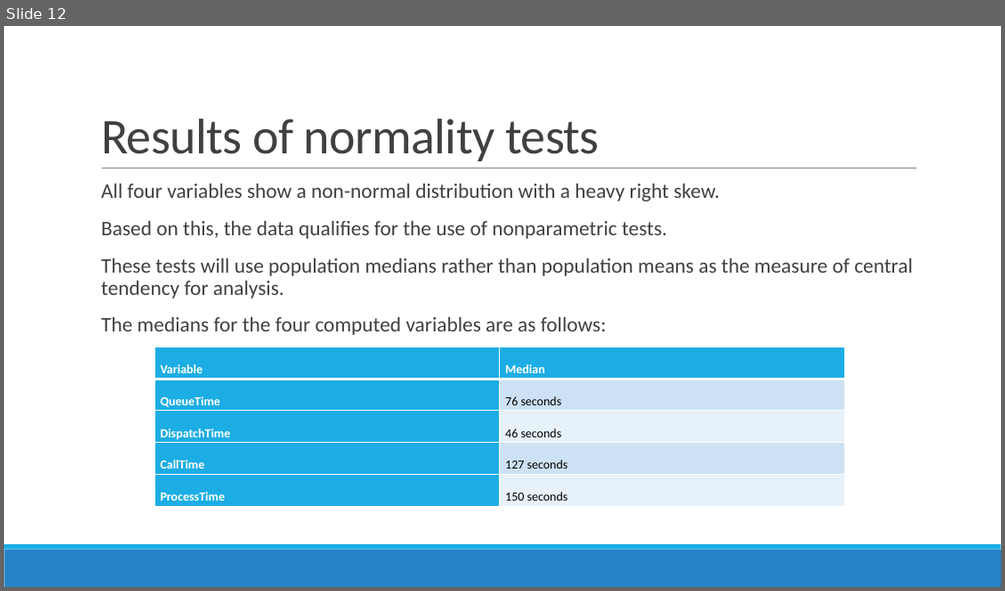
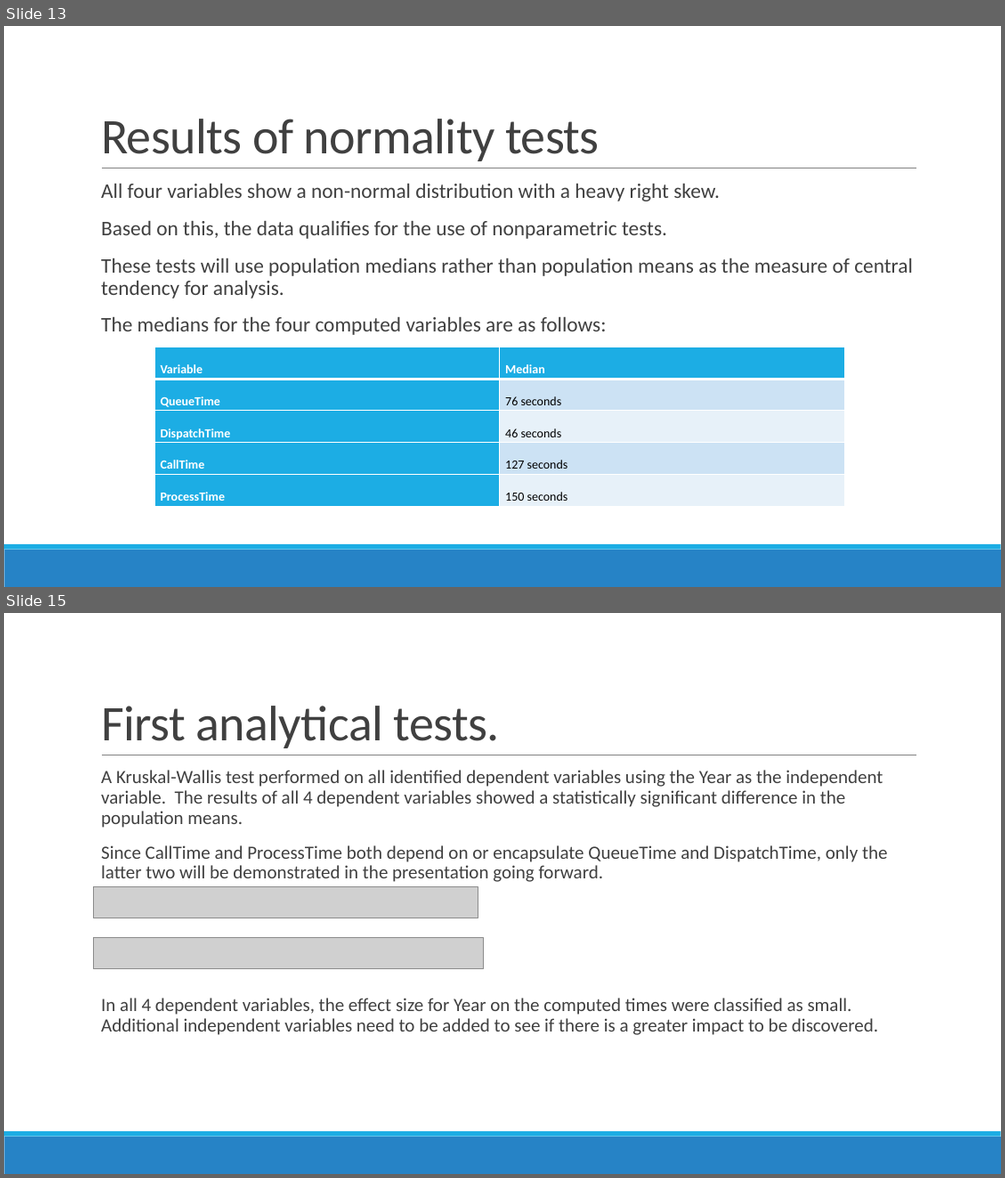
Before and after one commit to trdunsworth/WGU_Capstone, a slide deck: Dunsworth_Presentation.pptx. Shown one above the other, each under a label of ours: slide 12 before the commit, slides 13 and 15 after it; the slides between them are not shown. The pictures are 1005x591 and 1005x1178 pixels, drawn with LibreOffice and Linux fonts; fonts in the diff are those of the drawing; grey boxes stand for pictures. Boxes give left, top, right and bottom in pixels: in the first picture for what was removed or moved away, otherwise in the second. Text is boxed around its words. In the diff, an @@ line names an element or a change of style, - is before the commit and + after.

```diff
--- a/Dunsworth_Presentation.pptx
+++ b/Dunsworth_Presentation.pptx
@@ slide 15 added at [4,613,1001,1174], background #FFFFFF; not listed: 3 template elements that a slide beside it also shows @@
@@ title added at [101,706,500,748], 48 pt, text #404040 @@
+First analytical tests.
@@ text added at [101,770,887,1035], 18 pt, text #404040 @@
+  A Kruskal-Wallis test performed on all identified dependent variables using the Year as the independent variable. The results of all 4 dependent variables showed a statistically significant difference in the population means.
+  Since CallTime and ProcessTime both depend on or encapsulate QueueTime and DispatchTime, only the latter two will be demonstrated in the presentation going forward.
+  In all 4 dependent variables, the effect size for Year on the computed times were classified as small. Additional independent variables need to be added to see if there is a greater impact to be discovered.
@@ picture added at [94,887,478,918] @@
@@ picture added at [94,937,484,969] @@
@@ what was slide 12 is now slide 13 @@
```
Also in this commit, not shown: 1 slide changed, 8 other slides added, 4 other files.
